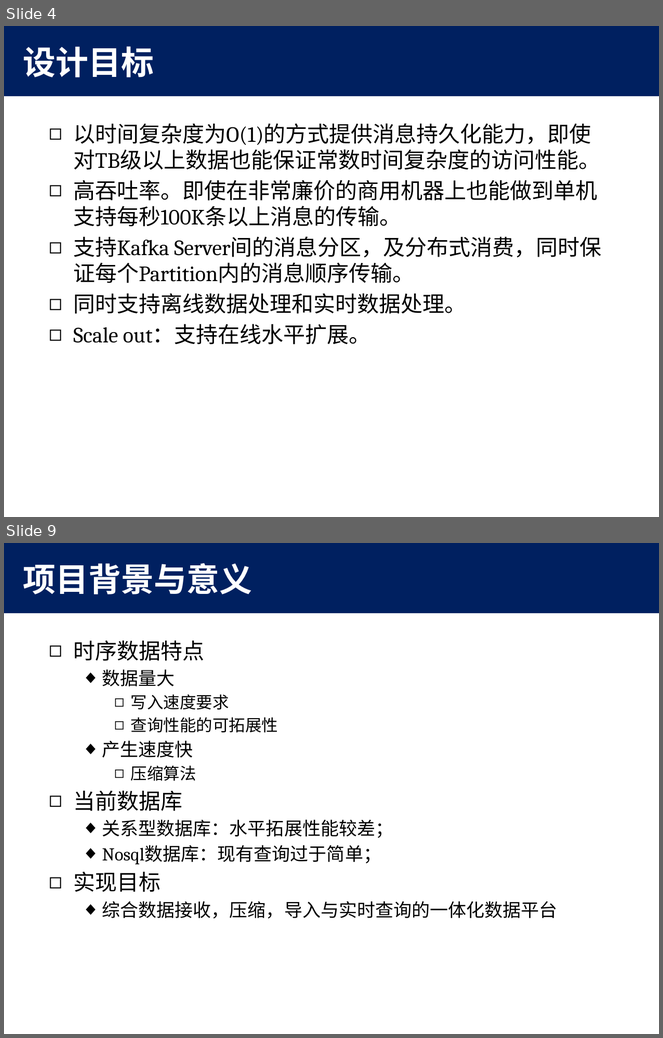
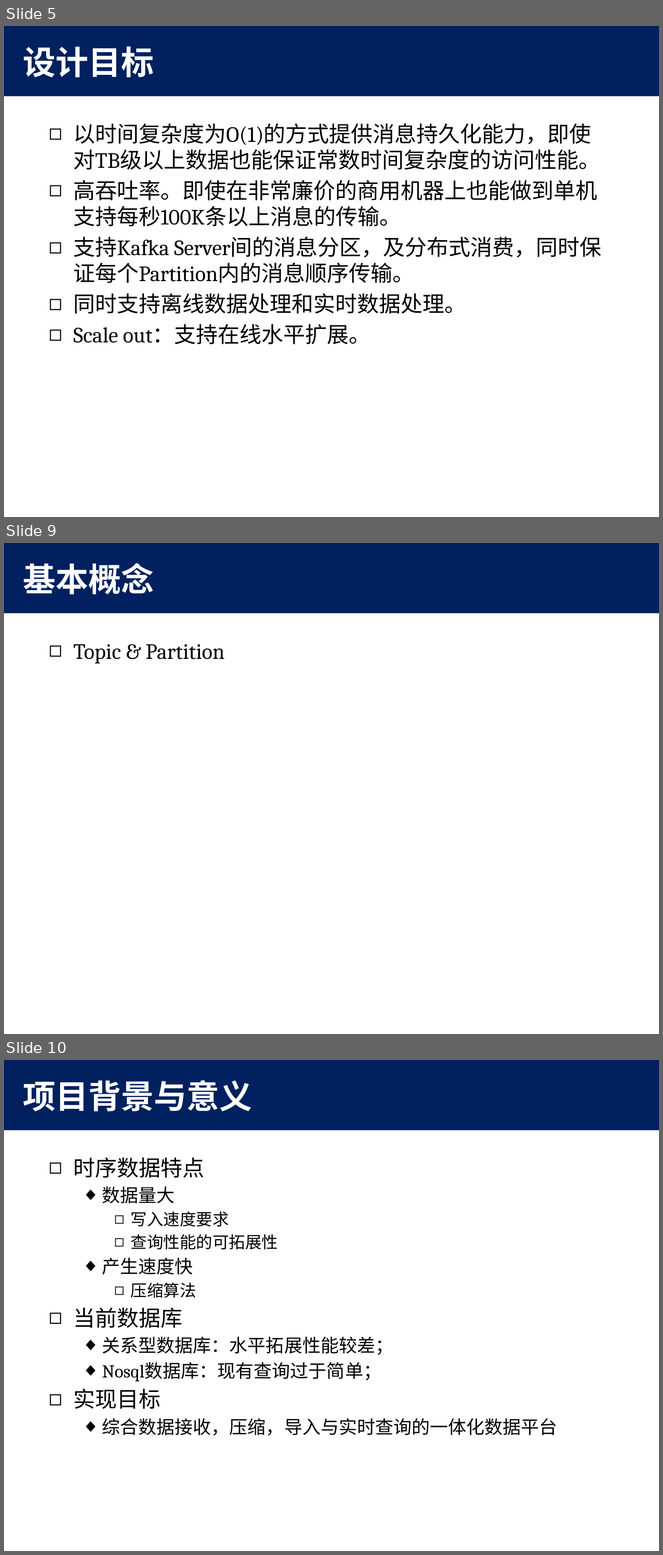
Before and after one commit to MyXOF/kafka, a slide deck: doc/kafka.pptx. Shown one above the other, each under a label of ours: slides 4 and 9 before the commit, slides 5, 9 and 10 after it; the slides between them are not shown. The pictures are 663x1038 and 663x1555 pixels, drawn with LibreOffice and Linux fonts; fonts in the diff are those of the drawing; background and template pictures are left out. Boxes give left, top, right and bottom in pixels: in the first picture for what was removed or moved away, otherwise in the second. Text is boxed around its words. In the diff, an @@ line names an element or a change of style, - is before the commit and + after.

```diff
--- a/doc/kafka.pptx
+++ b/doc/kafka.pptx
@@ slide 9 added at <box>4,543,659,1034</box>, background #FFFFFF; not listed: 1 template element that a slide beside it also shows @@
@@ title added at <box>23,563,154,594</box>, 36 pt, text #FFFFFF, bold @@
+基本概念
@@ text added at <box>73,644,224,664</box>, 24 pt, text #000000 @@
+◻ Topic & Partition
@@ what was slide 4 is now slide 5 @@
@@ what was slide 9 is now slide 10 @@
```
Also in this commit, not shown: 4 slides changed, 1 other slide added, 1 slide removed.
